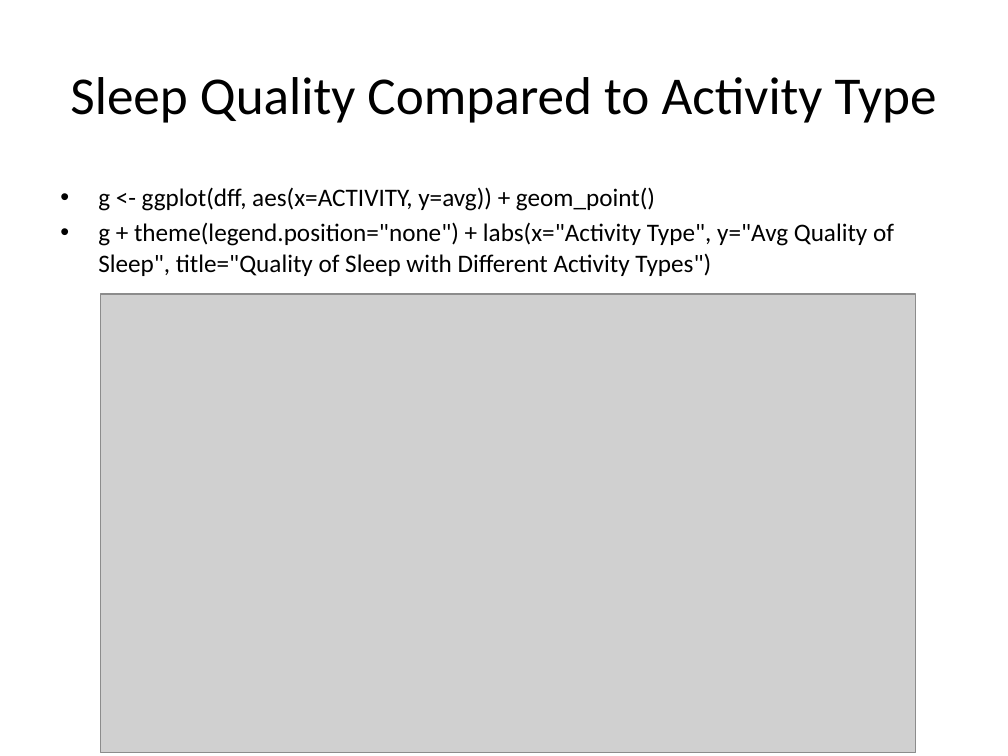
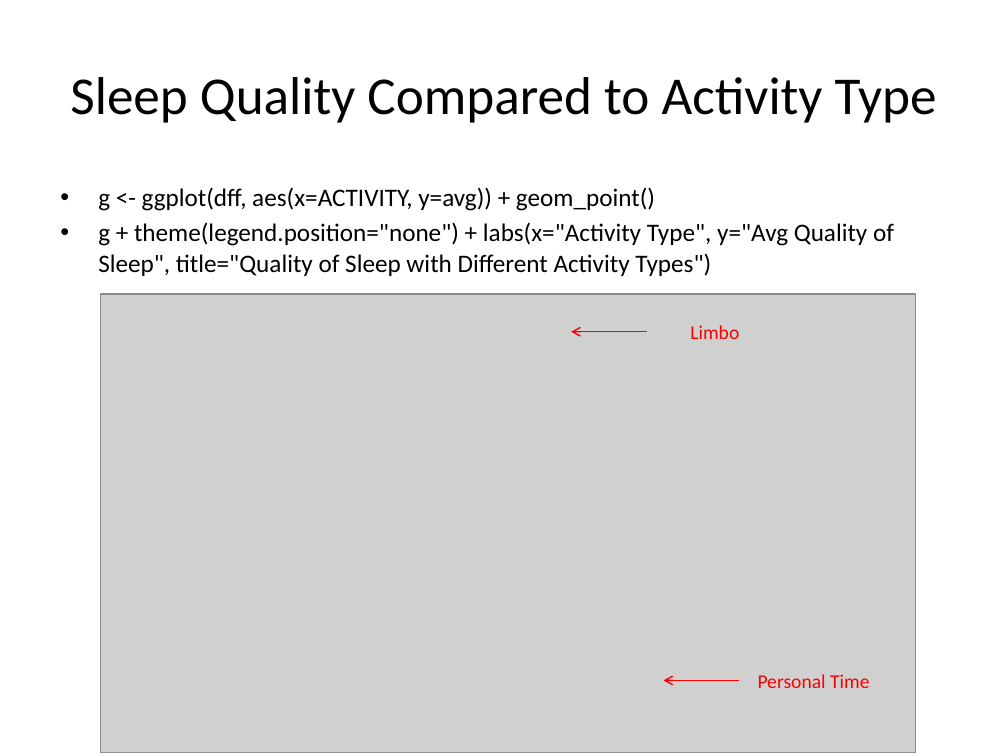
Before and after one commit to andreanc223/DV_FinalProject, a slide deck: slide 22 of 00 Doc/Presentation.pptx. Drawn at 1008x756 pixels with LibreOffice and Linux fonts; fonts in the diff are those of the drawing; grey boxes stand for pictures. Boxes give left, top, right and bottom in pixels: in the first picture for what was removed or moved away, otherwise in the second. Text is boxed around its words. In the diff, an @@ line names an element or a change of style, - is before the commit and + after.

Commit message:
ppt

```diff
--- a/00 Doc/Presentation.pptx
+++ b/00 Doc/Presentation.pptx
@@ text added at (x1=690, y1=325, x2=739, y2=339), 14 pt, text #FF0000 @@
+Limbo
@@ arrow added from (647, 332) to (572, 332), #FF0000 1 pt @@
@@ arrow added from (739, 680) to (663, 680), #FF0000 1 pt @@
@@ text added at (x1=758, y1=674, x2=870, y2=688), 14 pt, text #FF0000 @@
+Personal Time
```
Also in this commit, not shown: 2 other slides changed.
